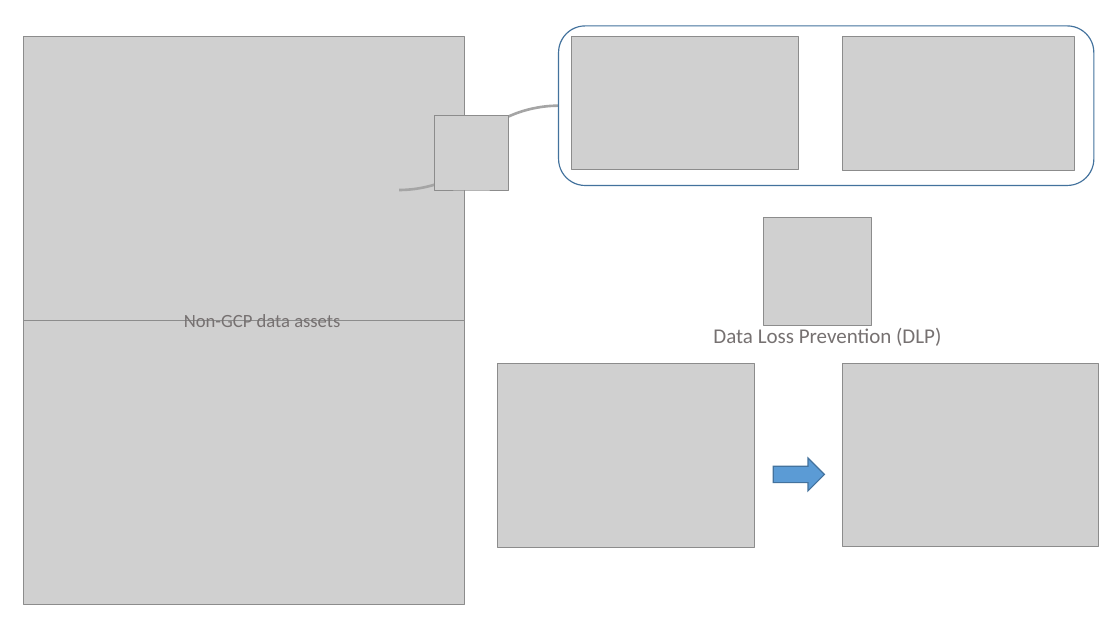
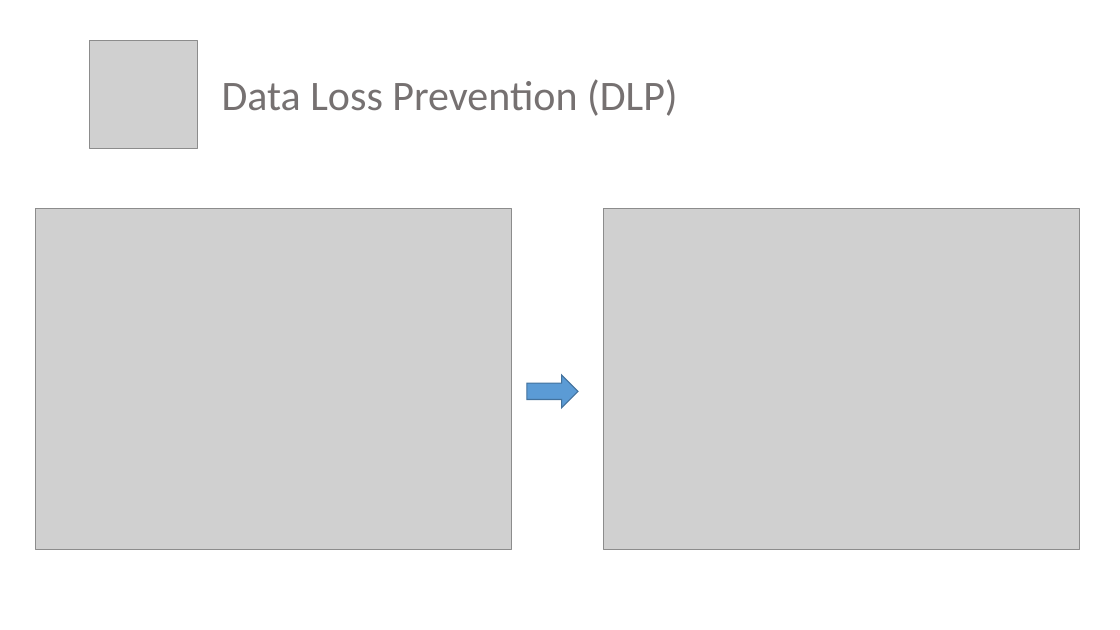
Before and after one commit to WuBenson/DataCatalog, a slide deck: slide 15 of Data Catalog.pptx (slide 5 before the commit). Drawn at 1120x630 pixels with LibreOffice and Linux fonts; fonts in the diff are those of the drawing; grey boxes stand for pictures. Boxes give left, top, right and bottom in pixels: in the first picture for what was removed or moved away, otherwise in the second. Text is boxed around its words. In the diff, an @@ line names an element or a change of style, - is before the commit and + after.

```diff
--- a/Data Catalog.pptx
+++ b/Data Catalog.pptx
@@ rounded rectangle removed at <box>559,26,1094,186</box> @@
@@ picture removed at <box>24,37,465,321</box> @@
@@ picture: place and size @@
-picture at <box>764,218,871,325</box>
+picture at <box>90,40,197,148</box>
@@ picture removed at <box>571,37,799,169</box> @@
@@ picture removed at <box>843,37,1075,171</box> @@
@@ text "Data Loss Prevention (DLP)": place and size @@
-text "Data Loss Prevention (DLP)" at <box>713,325,941,346</box>
+text "Data Loss Prevention (DLP)" at <box>222,79,678,116</box>
@@ text "Data Loss Prevention (DLP)" at <box>222,79,678,116</box>: size 18 to 36 pt @@
@@ curved line removed from (399, 190) to (559, 106) @@
@@ picture removed at <box>434,116,508,190</box> @@
@@ picture: place and size @@
-picture at <box>497,364,755,548</box>
+picture at <box>36,208,512,549</box>
@@ picture: place and size @@
-picture at <box>843,364,1099,547</box>
+picture at <box>604,208,1080,549</box>
@@ picture removed at <box>24,321,465,605</box> @@
@@ text removed at <box>184,314,340,327</box> @@
-Non-GCP data assets
@@ right arrow: place and size @@
-right arrow at <box>774,458,825,491</box>
+right arrow at <box>527,375,578,408</box>
```
Also in this commit, not shown: 1 other slide changed, 10 slides added.
